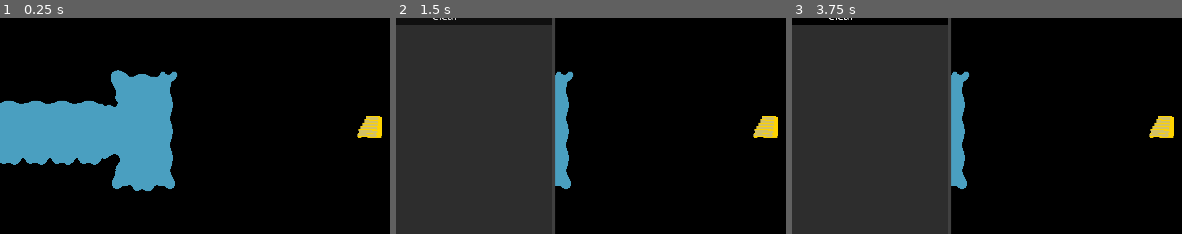
Above: before the commit, frames 1-3 (left to right).
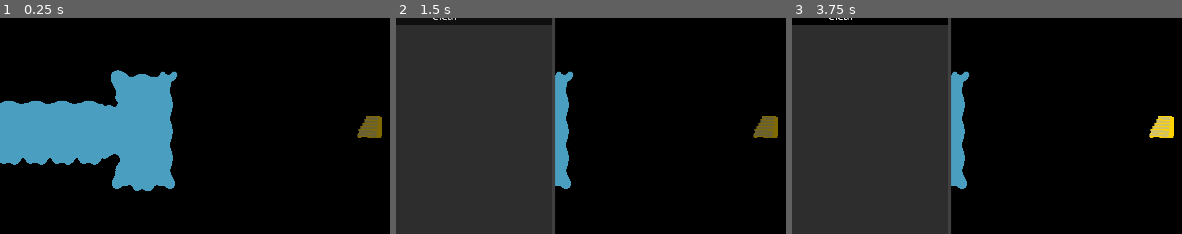
Above: after the commit, the same moments.

Repository: Lord-Dargon/Inkarnation
Game: Godot game, scene res://Scenes/level_1.tscn
Same seed, same stepped clock (60 frames per second), same inputs: the game is played once before the commit and once after it.
Inputs (mouse positions are % of the whole screen's width and height, from its top left):
- Up to frame 1 (0.25 s): no input
- Up to frame 2 (1.5 s): click "Canvas" at 0.5 s; click "Finish" at 1.25 s
- Up to frame 3 (3.75 s): click "Clear" at 2 s; tap Enter at 2.75 s; move the mouse to (73, 46) at 2.77 s; press the mouse at (73, 46) at 2.78 s; hold D (Right) 2.78-3.53 s; tap Space (Debug, bound only after the commit) at 3.5 s; move the mouse to (29, 56) at 3.52 s; release the mouse at (29, 56) at 3.53 s; hold S (Down) from 3.53 s (still down); right-click (29, 56) at 3.6 s
The pictures show only the part of the screen within x 40-90%, y 19-69%; the shares and areas given below are measured in that part.

The runs differ from the first frame. In frame 1, 0.5% of the frame differs, in the area x 91-98%, y 45-56%; in frame 2, 0.5%; in frame 3, nothing differs.

Commit message:
Added Goal Activation

Diff:
--- a/Inkarnation/Prefabs/drawing_canvas.tscn
+++ b/Inkarnation/Prefabs/drawing_canvas.tscn
@@ -34,7 +34,7 @@
 text = "Clear
 "
 
-[node name="Canvas" type="GridContainer" parent="." groups=["Goal"]]
+[node name="Canvas" type="GridContainer" parent="."]
 anchors_preset = 8
 anchor_left = 0.5
 anchor_top = 0.5
--- a/Inkarnation/Scenes/level_1.tscn
+++ b/Inkarnation/Scenes/level_1.tscn
@@ -115,15 +115,15 @@
 
 [node name="Level_1" type="Node2D"]
 
-[node name="Area2D" type="Area2D" parent="."]
+[node name="Stairs" type="Area2D" parent="." groups=["Goal"]]
 position = Vector2(1666, 471)
 script = ExtResource("7_lsmp6")
 
-[node name="CollisionShape2D" type="CollisionShape2D" parent="Area2D"]
+[node name="Stairs" type="Sprite2D" parent="Stairs"]
+texture = ExtResource("8_xrdnt")
+
+[node name="CollisionShape2D" type="CollisionShape2D" parent="Stairs"]
 shape = SubResource("RectangleShape2D_xrdnt")
-
-[node name="Stairs" type="Sprite2D" parent="Area2D"]
-texture = ExtResource("8_xrdnt")
 
 [node name="UI" type="CanvasLayer" parent="."]
 script = ExtResource("1_6444e")
@@ -194,6 +194,6 @@
 [node name="CollisionShape2D" type="CollisionShape2D" parent="Player"]
 shape = SubResource("RectangleShape2D_xfk5q")
 
-[connection signal="body_entered" from="Area2D" to="Area2D" method="body_entered"]
+[connection signal="body_entered" from="Stairs" to="Stairs" method="body_entered"]
 [connection signal="pressed" from="UI/Canvas_Button" to="UI" method="on_canvas_button_pressed"]
 [connection signal="pressed" from="UI/Win_Screen/VBoxContainer/Restart_Button" to="UI" method="restart_button_pressed"]
--- a/Inkarnation/Scripts/level_controller.gd
+++ b/Inkarnation/Scripts/level_controller.gd
@@ -1,11 +1,12 @@
 extends Node
 
 var ui
+var goal
 
 # Called when the node enters the scene tree for the first time.
 func _ready() -> void:
 	Engine.time_scale = 1
-	var goal = get_tree().get_first_node_in_group("Goal")
+	goal = get_tree().get_first_node_in_group("Goal")
 	pass # Replace with function body.
 
 
@@ -15,6 +16,7 @@
 
 
 func unlock():
+	goal.activate()
 	pass
 
 func restart():
--- a/Inkarnation/Scripts/player.gd
+++ b/Inkarnation/Scripts/player.gd
@@ -12,6 +12,9 @@
 
 	if Input.is_action_just_pressed("Pause"):
 		get_tree().quit()
+
+	if Input.is_action_just_pressed("Debug"):
+		LevelController.unlock()
 
 	var direction = Vector2(Input.get_axis("Left", "Right"), Input.get_axis("Up", "Down")).normalized()
 	if direction:
--- a/Inkarnation/Scripts/stairs.gd
+++ b/Inkarnation/Scripts/stairs.gd
@@ -1,6 +1,17 @@
 extends Area2D
 
+@export var active: bool = false
+@onready var collision_shape_2d: CollisionShape2D = $CollisionShape2D
 
+
+func _ready() -> void:
+	if active == false:
+		modulate.a = 0.5
+		collision_shape_2d.disabled = true
+
+func activate():
+	modulate.a = 1
+	collision_shape_2d.disabled = false
 
 func body_entered(body: Node2D) -> void:
 	LevelController.win()
--- a/Inkarnation/project.godot
+++ b/Inkarnation/project.godot
@@ -68,6 +68,11 @@
 "events": [Object(InputEventMouseButton,"resource_local_to_scene":false,"resource_name":"","device":-1,"window_id":0,"a …(258 unchanged characters)…
 ]
 }
+Debug={
+"deadzone": 0.2,
+"events": [Object(InputEventKey,"resource_local_to_scene":false,"resource_name":"","device":-1,"window_id":0,"alt_pressed":false,"shift_pressed":false,"ctrl_pressed":false,"meta_pressed":false,"pressed":false,"keycode":0,"physical_keycode":32,"key_label":0,"unicode":32,"location":0,"echo":false,"script":null)
+]
+}
 
 [layer_names]
 
